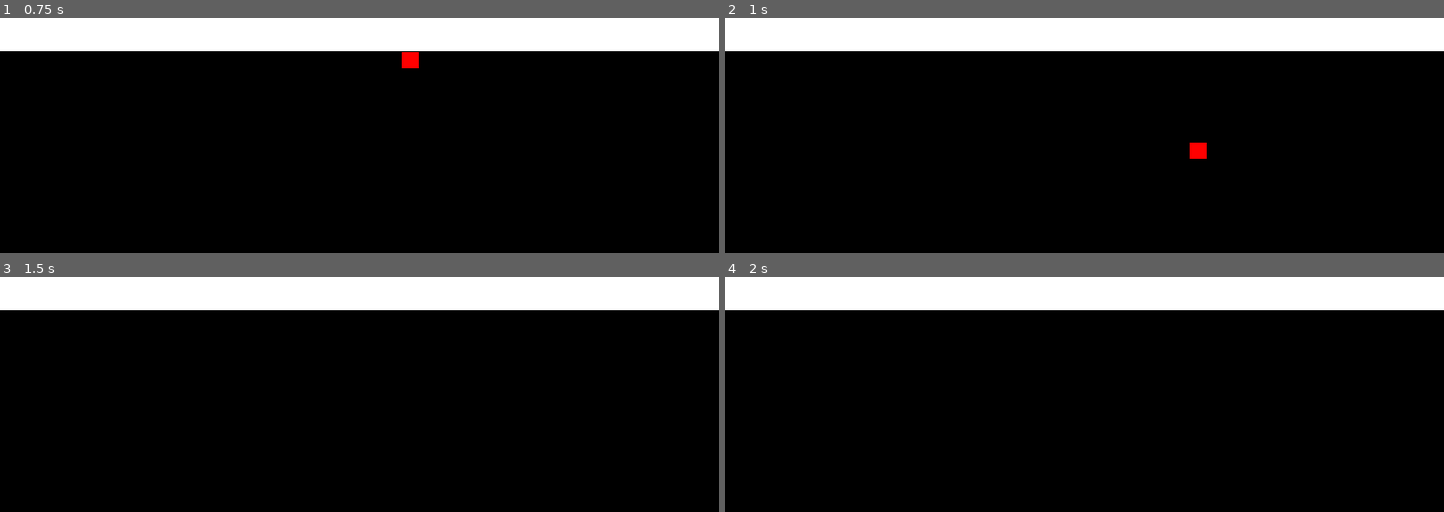
Above: before the commit, frames 1-4 (two rows, left to right).
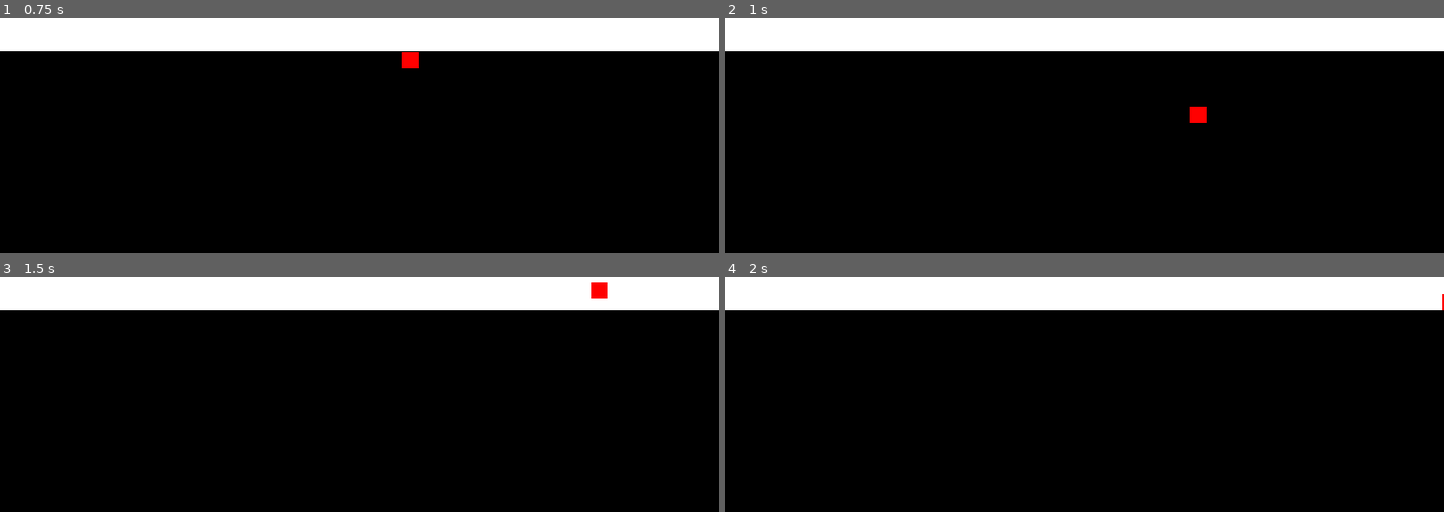
Above: after the commit, the same moments.

Repository: ThanGon/shift_godot
Game: Godot game, scene res://main.tscn
Same seed, same stepped clock (60 frames per second), same inputs: the game is played once before the commit and once after it.
Inputs:
- Up to frame 1 (0.75 s): tap Enter (ui_accept) at 0.5 s; hold Right (ui_right) from 0.53 s (still down); tap Shift (shift_dimension) at 0.6 s
- Up to frame 2 (1 s): keep holding Right (ui_right); tap Enter (ui_accept) at 0.77 s
- Up to frame 3 (1.5 s): keep holding Right (ui_right); tap Enter (ui_accept) at 1.25 s; tap Shift (shift_dimension) at 1.35 s
- Up to frame 4 (2 s): keep holding Right (ui_right); tap Enter (ui_accept) at 1.52 s

Frame 1 is identical in both runs. In frame 2, 0.3% of the frame differs, in the area x 64-67%, y 37-60%; in frame 3, 0.2%; in frame 4, less than 0.1%.

Commit message:
Implementacao Observer Patterno em Player

Diff:
--- /dev/null
+++ b/black.gd
@@ -0,0 +1,11 @@
+extends Node2D
+
+
+# Called when the node enters the scene tree for the first time.
+func _ready():
+	pass # Replace with function body.
+
+
+# Called every frame. 'delta' is the elapsed time since the previous frame.
+func _process(delta):
+	pass
--- /dev/null
+++ b/dimension_bus.gd
@@ -0,0 +1,6 @@
+extends Node
+
+var currentDimension = DIMENSION.WHITE_DIMENSION
+
+func isWhiteCurrent():
+	return currentDimension == DIMENSION.WHITE_DIMENSION
--- a/main.gd
+++ b/main.gd
@@ -1,6 +1,6 @@
 extends Node2D
 
-var currentDimension = DIMENSION.BLACK_DIMENSION;
+@onready var player = get_node("Player")
 
 # Called when the node enters the scene tree for the first time.
 func _ready():
@@ -13,16 +13,14 @@
 		_shift_dimension()
 
 func _shift_dimension():
-	if (currentDimension == DIMENSION.BLACK_DIMENSION) :
+	if (DimensionBus.isWhiteCurrent()) :
 		$White/StaticBody2D/CollisionShape2D.set_deferred("disabled", false)
-		$"Player/Player Body".up_direction = Vector2.DOWN
-		$"Player/Player Body".JUMP_VELOCITY = 400 # GRAVITY IS PULLING DOWNWARD
 		$Black/StaticBody2D/CollisionShape2D.set_deferred("disabled", true)
-		currentDimension = DIMENSION.WHITE_DIMENSION
+		DimensionBus.currentDimension = DIMENSION.BLACK_DIMENSION
+		player.emit_signal("shiftDimension")
 
-	elif (currentDimension == DIMENSION.WHITE_DIMENSION) :
+	else:
 		$Black/StaticBody2D/CollisionShape2D.set_deferred("disabled", false)
-		$"Player/Player Body".up_direction = Vector2.UP
-		$"Player/Player Body".JUMP_VELOCITY = -400 # GRAVITY IS PULLING DOWNWARD
 		$White/StaticBody2D/CollisionShape2D.set_deferred("disabled", true)
-		currentDimension = DIMENSION.BLACK_DIMENSION
+		DimensionBus.currentDimension = DIMENSION.WHITE_DIMENSION
+		player.emit_signal("shiftDimension")
--- a/main.tscn
+++ b/main.tscn
@@ -13,3 +13,5 @@
 [node name="White" parent="." instance=ExtResource("2_rbqg4")]
 
 [node name="Player" parent="." instance=ExtResource("3_fn0mx")]
+
+[connection signal="shiftDimension" from="Player" to="." method="_on_player_shift_dimension"]
--- a/player.tscn
+++ b/player.tscn
@@ -1,19 +1,21 @@
-[gd_scene load_steps=4 format=3 uid="uid://dq1tuob5tt1lv"]
+[gd_scene load_steps=5 format=3 uid="uid://c7scmqrtwkjn3"]
 
-[ext_resource type="Script" path="res://player.gd" id="1_j1abv"]
+[ext_resource type="Script" path="res://player_scene.gd" id="1_l05gd"]
+[ext_resource type="Script" path="res://player_body.gd" id="2_qiyd8"]
 
 [sub_resource type="RectangleShape2D" id="RectangleShape2D_cpylw"]
 
 [sub_resource type="CanvasTexture" id="CanvasTexture_5i7m2"]
 
 [node name="Player" type="Node2D"]
+script = ExtResource("1_l05gd")
 
 [node name="Center Pos" type="Marker2D" parent="."]
 position = Vector2(427, 240)
 
 [node name="Player Body" type="CharacterBody2D" parent="."]
 position = Vector2(427, 240)
-script = ExtResource("1_j1abv")
+script = ExtResource("2_qiyd8")
 
 [node name="Player Collision" type="CollisionShape2D" parent="Player Body"]
 shape = SubResource("RectangleShape2D_cpylw")
@@ -23,3 +25,5 @@
 position = Vector2(1.90735e-06, 1.90735e-06)
 scale = Vector2(20, 20)
 texture = SubResource("CanvasTexture_5i7m2")
+
+[connection signal="shiftDimension" from="." to="Player Body" method="_on_player_shift_dimension"]
--- a/player.gd
+++ b/player_body.gd
@@ -5,18 +5,17 @@
 @export
 var JUMP_VELOCITY = -400.0
 
-signal changeDimension()
-
 # Get the gravity from the project settings to be synced with RigidBody nodes.
 var gravity = ProjectSettings.get_setting("physics/2d/default_gravity")
 
-
 func _physics_process(delta):
-
 
 	# Add the gravity.
 	if not is_on_floor():
-		velocity.y += gravity * delta
+		if (DimensionBus.isWhiteCurrent()):
+			velocity.y += gravity * delta
+		else:
+			velocity.y += gravity * delta * -1
 
 	# Handle Jump.
 	if Input.is_action_just_pressed("ui_accept") and is_on_floor():
@@ -32,3 +31,11 @@
 		velocity.x = move_toward(velocity.x, 0, SPEED)
 
 	move_and_slide()
+
+func _on_player_shift_dimension():
+	if (DimensionBus.isWhiteCurrent()):
+		up_direction = Vector2.UP
+		JUMP_VELOCITY = JUMP_VELOCITY * -1
+	else:
+		up_direction = Vector2.DOWN
+		JUMP_VELOCITY = JUMP_VELOCITY * -1
--- /dev/null
+++ b/player_scene.gd
@@ -0,0 +1,12 @@
+extends Node2D
+
+signal shiftDimension()
+
+# Called when the node enters the scene tree for the first time.
+func _ready():
+	pass # Replace with function body.
+
+
+# Called every frame. 'delta' is the elapsed time since the previous frame.
+func _process(delta):
+	pass
--- a/project.godot
+++ b/project.godot
@@ -14,6 +14,10 @@
 run/main_scene="res://main.tscn"
 config/features=PackedStringArray("4.0", "GL Compatibility")
 config/icon="res://icon.svg"
+
+[autoload]
+
+DimensionBus="*res://dimension_bus.gd"
 
 [display]
 
Not shown: 1 places in main.tscn that only renumber resources
